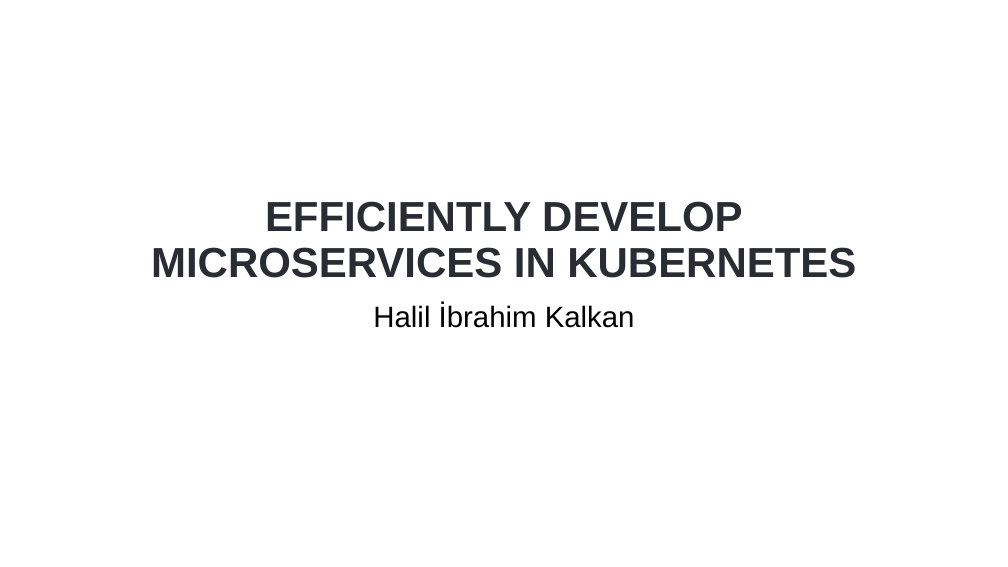
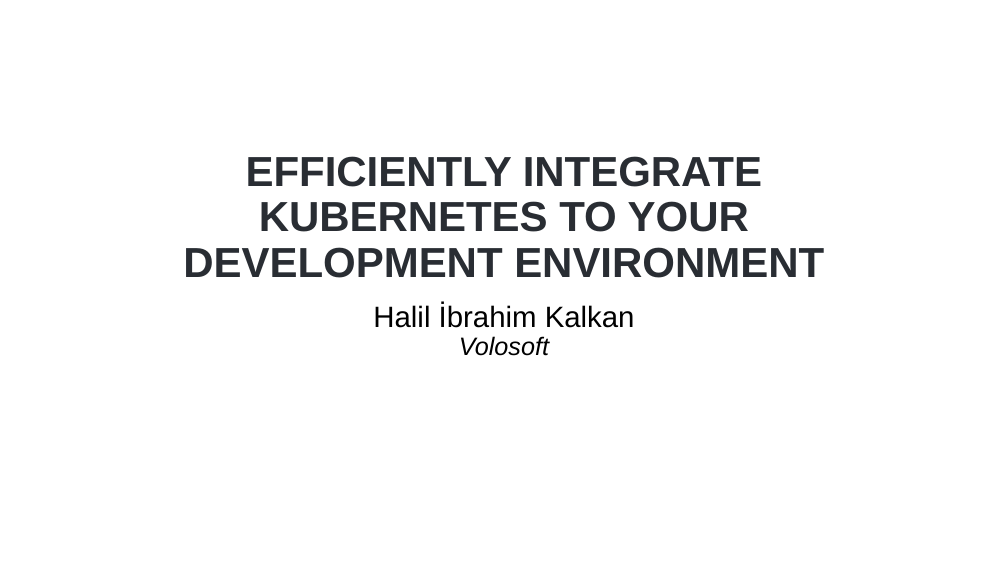
Before and after one commit to hikalkan/presentations, a slide deck: slide 1 of 2023-05-10 ABP Conf 2023 Developing with Kubernetes/Developing with Kubernetes.pptx. Drawn at 1008x567 pixels with LibreOffice and Linux fonts; fonts in the diff are those of the drawing; background and template pictures are left out. Boxes give left, top, right and bottom in pixels: in the first picture for what was removed or moved away, otherwise in the second. Text is boxed around its words. In the diff, an @@ line names an element or a change of style, - is before the commit and + after.

```diff
--- a/2023-05-10 ABP Conf 2023 Developing with Kubernetes/Developing with Kubernetes.pptx
+++ b/2023-05-10 ABP Conf 2023 Developing with Kubernetes/Developing with Kubernetes.pptx
@@ title at bbox=[183, 156, 824, 278]: text changed @@
-EFFICIENTLY DEVELOP
-MICROSERVICES IN KUBERNETES
+EFFICIENTLY INTEGRATE KUBERNETES TO YOUR DEVELOPMENT ENVIRONMENT
@@ subtitle at bbox=[373, 303, 635, 356]: text changed @@
-Halil İbrahim Kalkan
+Halil İbrahim Kalkan
+Volosoft
```
Also in this commit, not shown: 3 other slides changed.
